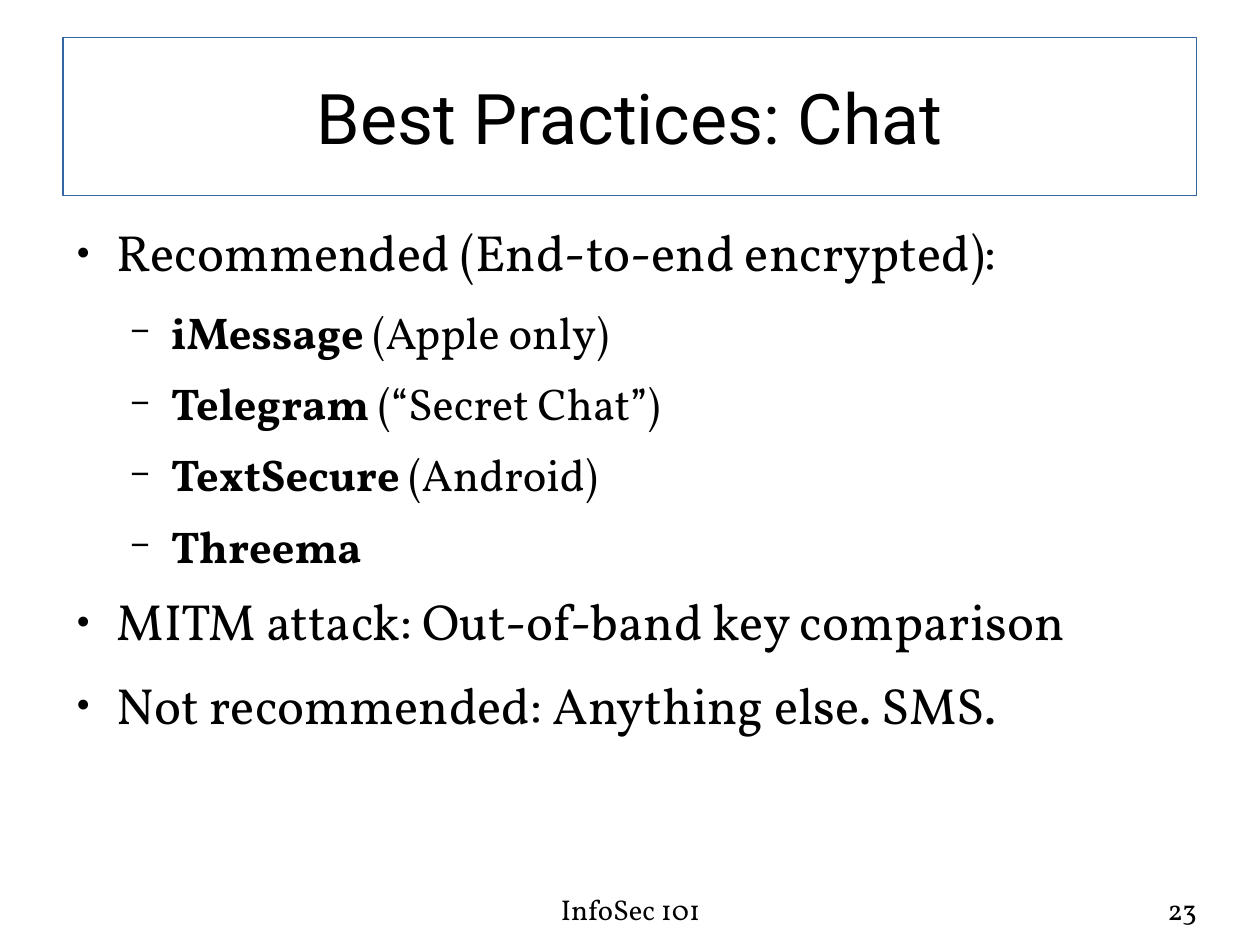
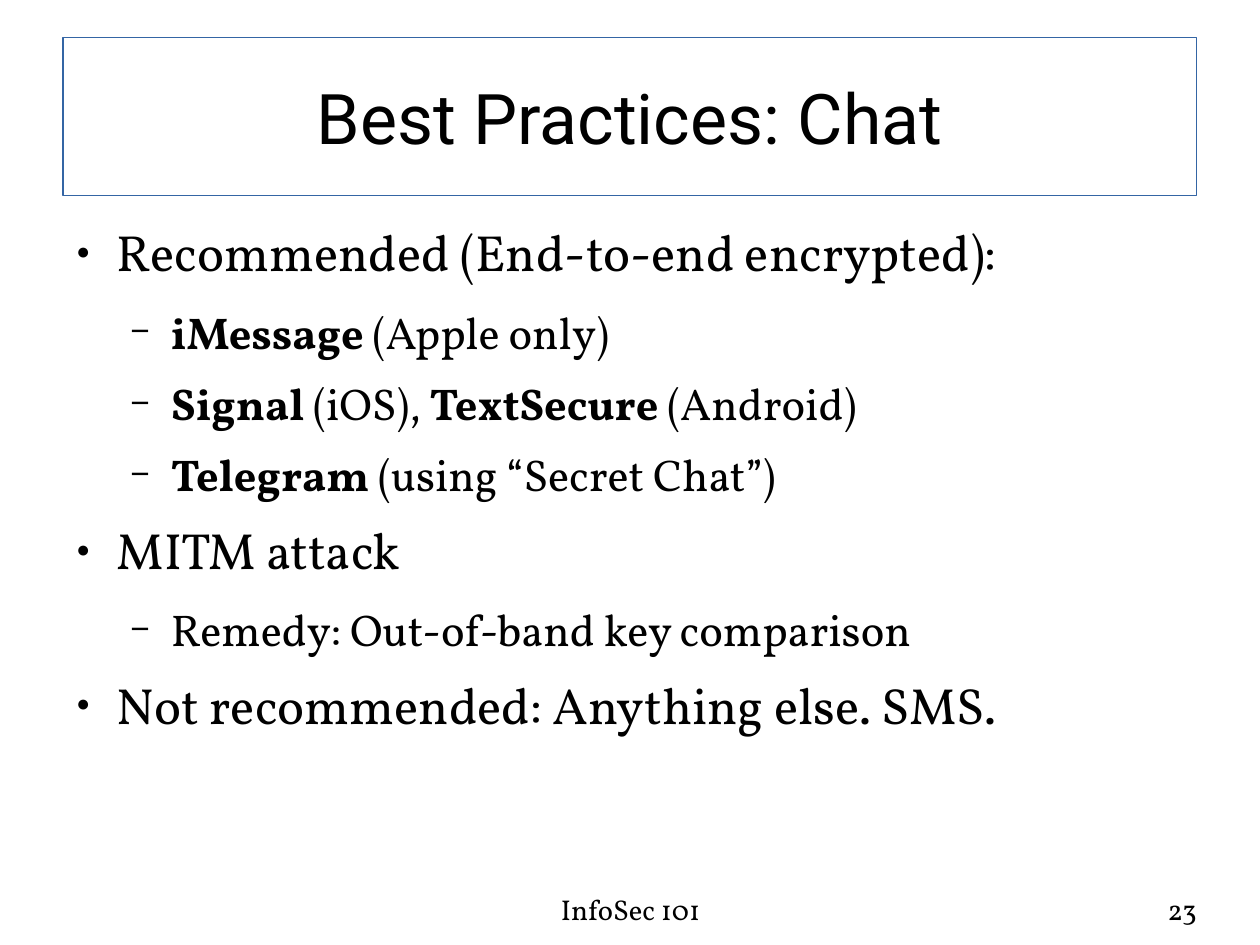
Before and after one commit to fabianlischka/InfoSec101, a slide deck: slide 23 of public/presentations/InfoSec101-Presentation-FCC-2015-02-26.odp. Drawn at 1260x945 pixels with LibreOffice and Linux fonts; fonts in the diff are those of the drawing. Boxes give left, top, right and bottom in pixels: in the first picture for what was removed or moved away, otherwise in the second. Text is boxed around its words. In the diff, an @@ line names an element or a change of style, - is before the commit and + after.

Commit message:
updated Signal, v0.97

```diff
--- a/public/presentations/InfoSec101-Presentation-FCC-2015-02-26.odp
+++ b/public/presentations/InfoSec101-Presentation-FCC-2015-02-26.odp
@@ text at box(117, 387, 911, 657): text changed @@
-  − Telegram (“Secret Chat”)
-  − TextSecure (Android)
-  − Threema
-● MITM attack: Out-of-band key comparison
+  − Signal (iOS), TextSecure (Android)
+  − Telegram (using “Secret Chat”)
+● MITM attack
+  − Remedy: Out-of-band key comparison
```
Also in this commit, not shown: 3 other slides changed, 1 other file.
